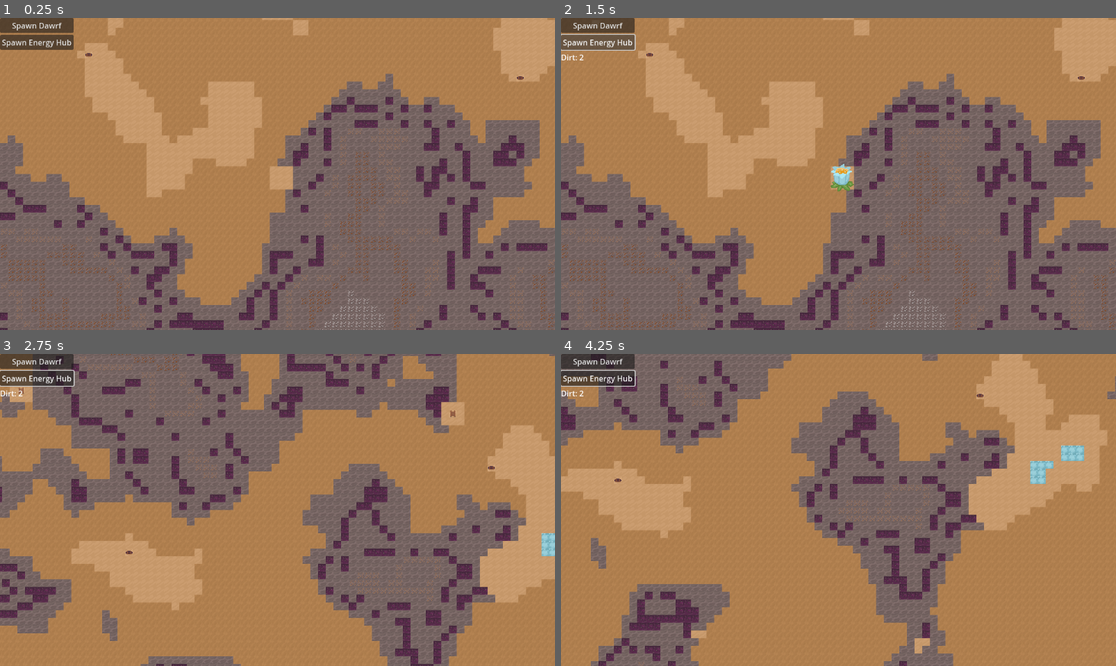
Above: before the commit, frames 1-4 (two rows, left to right).
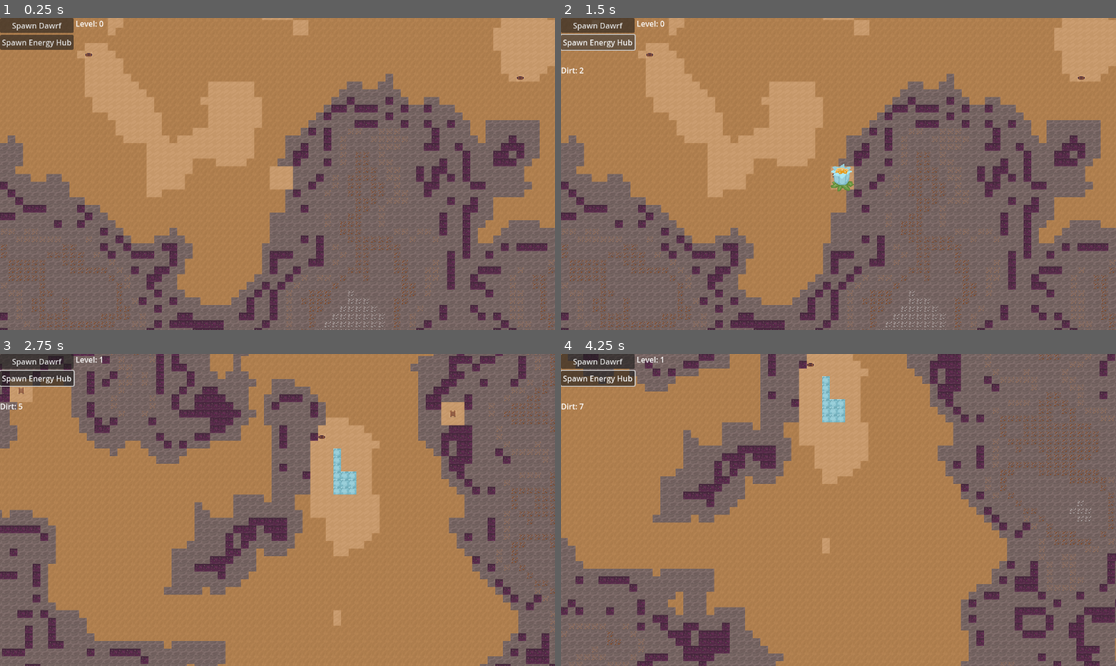
Above: after the commit, the same moments.

Repository: themoonforge/evergrove
Game: Godot game, scene res://world.tscn
The game is run twice, just before and just after one commit, with the same random seed, the same clock (stepped at 60 frames per second) and the same inputs.
Inputs (mouse positions are in pixels of both pictures, inside the frame that each line leads up to):
- Up to frame 1 (0.25 s): no input
- Up to frame 2 (1.5 s): click "Spawn Dawrf" at 0.5 s; click "Spawn Energy Hub" at 1.25 s
- Up to frame 3 (2.75 s): tap Enter at 2 s; move the mouse to (399, 494) at 2.02 s; hold Right (ui_right) from 2.03 s (still down); tap Q at 2.1 s; click (399, 494) at 2.17 s; tap E at 2.3 s
- Up to frame 4 (4.25 s): move the mouse to (727, 525) at 2.77 s; release Right (ui_right) at 2.78 s; hold Down (ui_down) 2.78-3.53 s; tap E at 2.85, 3.8 s; click (727, 525) at 2.92 s; tap Q at 3.05, 3.6 s; move the mouse to (894, 441) at 3.52 s; hold Right (ui_right) from 3.53 s (still down); click (894, 441) at 3.67 s

The runs differ from the first frame. In frame 1, less than 0.1% of the frame differs, in the area x 13-19%, y 0-3%; in frame 2, 0.1%; in frame 3, 61%; in frame 4, 66%, in the area x 0-100%, y 0-100%.

Commit message:
refactor dungeon layer + dwarf can move between levels (layer)

Diff:
--- a/evergrove/dwarf/dwarf.gd
+++ b/evergrove/dwarf/dwarf.gd
@@ -2,17 +2,17 @@
 
 class_name Dwarf
 
-var current_dungeon_layer
+@export var current_dungeon_layer: DungeonLayer
 
 @onready var game_state: GameState = $"/root/Game/GameState"
 @onready var world: World = $"/root/Game/World"
 
-@export var walking_speed = 10.0
+@export var walking_speed = 75.0
 @export var walking_direction = WalkingDirection.FRONT
 @export var walking = false
 @export var walking_path: PackedVector3Array = []
 @export var current_level = 0
-@export var current_position: Vector2 = Vector2(0, 0)
+@export var current_position: Vector2i = Vector2i(0, 0)
 
 enum WalkingDirection {
 	FRONT,
@@ -49,11 +49,21 @@
 
 func _process(delta):
 	if walking_path.size() > 0:
+		walking = true
 		var target: Vector3i = walking_path[0]
 		if (target.z != current_level):
-			# TODO implement stairs
+			current_dungeon_layer.dwarf_container.remove_child(self)
+			current_level = target.z
+			current_dungeon_layer = world.tile_maps[current_level]
+			current_dungeon_layer.dwarf_container.add_child(self)
+			walking_path.remove_at(0)
+			walking = false
+			var animated_sprite = self.get_child(1)
+			animated_sprite.stop()
+			animated_sprite.play("default")
 			return
 		var target2D = world.visible_tile_map.map_to_local(Vector2(target.x, target.y))
+
 		var direction = (target2D - position).normalized()
 		var velocity = direction * walking_speed * delta
 
@@ -66,11 +76,37 @@
 		elif direction.y < 0:
 			set_walking_direction(WalkingDirection.BACK)
 
+		var offset = Vector2i(0, 0)
+		match walking_direction:
+			WalkingDirection.FRONT:
+				offset.y = 1
+			WalkingDirection.BACK:
+				offset.y = -1
+			WalkingDirection.LEFT:
+				offset.x = -1
+			WalkingDirection.RIGHT:
+				offset.x = 1
+
+		var next_position = current_position + offset
+
+		var data = world.get_tile_data(next_position, target.z)
+
+		var walking_speed_factor: float = data.get_custom_data("walking_speed_factor")
+
+		velocity *= walking_speed_factor
+
 		position += velocity
 		if (position - target2D).length() < 1.0:
 			position = target2D
 			current_position = Vector2(target.x, target.y)
+
 			walking_path.remove_at(0)
+
+			var data_now = world.get_tile_data(current_position, target.z)
+			var walkable: bool = data_now.get_custom_data("walkable")
+			if !walkable:
+				world.mine_tile(current_position, current_level)
+
 			if walking_path.size() == 0:
 				walking = false
 				var animated_sprite = self.get_child(1)
@@ -78,3 +114,9 @@
 				# TODO set walking direction
 				# this is just an example how to call animations
 				animated_sprite.play("default")
+
+func walk_to(target: Vector2, level: int) -> void:
+	var current_key = world.get_unique_id(current_position, current_level)
+	var target_key = world.get_unique_id(target, level)
+	var path = world.astar.get_point_path(current_key, target_key)
+	walking_path = path
--- a/evergrove/game_state.gd
+++ b/evergrove/game_state.gd
@@ -16,6 +16,8 @@
 @export var micel = 0
 
 @export var wealth = 0
+
+@export var current_level = 0
 
 @export var silver_factor = 1
 @export var gold_factor = 10
@@ -67,6 +69,10 @@
 	wealth = value
 	gui.set_label_wealth(str(wealth))
 
+func set_current_level(value: int) -> void:
+	current_level = value
+	gui.set_lavel_current_level(str(current_level))
+
 # Called when the node enters the scene tree for the first time.
 func _ready() -> void:
 	pass # Replace with function body.
--- a/evergrove/gui.gd
+++ b/evergrove/gui.gd
@@ -13,6 +13,7 @@
 @onready var micel_label: Label = $"./VFlowContainer/MicelLabel"
 @onready var water_label: Label = $"./VFlowContainer/WaterLabel"
 @onready var dwarf_label: Label = $"./VFlowContainer/DwarfLabel"
+@onready var level_label: Label = $"./VFlowContainer/LevelLabel"
 
 
 # Called when the node enters the scene tree for the first time.
@@ -73,3 +74,6 @@
 
 func set_label_dwarf(value: String) -> void:
 	dwarf_label.text = "Dwarf: %s" % [value]
+
+func set_lavel_current_level(value: String) -> void:
+	dwarf_label.text = "Level: %s" % [value]
--- a/evergrove/map/dungeon_layer.gd
+++ b/evergrove/map/dungeon_layer.gd
@@ -5,6 +5,37 @@
 @onready var dwarf_container = $DwarfContainer
 @onready var hub_container = $HubContainer
 
+@export var level: int = 0
+
+var terrain_noise: FastNoiseLite
+var ore_noise: FastNoiseLite
+
+@export var ladder: Dictionary = {}
+@export var chunks: Dictionary = {}
+
+const SCALE = 64.0
+const ORE_SCALE = 32.0
+
+func init(my_seed: int, my_level: int):
+	terrain_noise = FastNoiseLite.new()
+	terrain_noise.seed = my_seed
+	terrain_noise.noise_type = FastNoiseLite.TYPE_SIMPLEX
+	terrain_noise.frequency = 1.0 / SCALE
+	terrain_noise.fractal_type = FastNoiseLite.FRACTAL_FBM
+	terrain_noise.fractal_octaves = 4
+	terrain_noise.fractal_gain = 0.5
+	terrain_noise.fractal_lacunarity = 2.0
+
+	ore_noise = FastNoiseLite.new()
+	ore_noise.seed = my_seed + 1
+	ore_noise.noise_type = FastNoiseLite.TYPE_PERLIN
+	ore_noise.frequency = 1.0 / ORE_SCALE
+	ore_noise.fractal_type = FastNoiseLite.FRACTAL_FBM
+	ore_noise.fractal_octaves = 4
+	ore_noise.fractal_gain = 0.5
+	ore_noise.fractal_lacunarity = 2.0
+
+	level = my_level
 
 # Called when the node enters the scene tree for the first time.
 func _ready():
@@ -14,3 +45,14 @@
 # Called every frame. 'delta' is the elapsed time since the previous frame.
 func _process(delta):
 	pass
+
+func distance_beween_tiles(pos1: Vector2i, pos2: Vector2i):
+	return sqrt(pow(pos1.x - pos2.x, 2) + pow(pos1.y - pos2.y, 2))
+
+func min_distance_to_ladder(pos: Vector2i):
+	var min_distance = 1000000
+	for ladder_pos in ladder.keys():
+		var distance = distance_beween_tiles(pos, ladder_pos)
+		if distance < min_distance:
+			min_distance = distance
+	return min_distance
--- a/evergrove/tile_set.tres
+++ b/evergrove/tile_set.tres
@@ -8,29 +8,33 @@
 0:0/0 = 0
 0:0/0/custom_data_0 = true
 0:0/0/custom_data_1 = 1.0
+0:0/0/custom_data_9 = 1.0
 0:1/0 = 0
 0:1/0/physics_layer_0/polygon_0/points = PackedVector2Array(-8, -8, -8, 8, 8, 8, 8, -8, -8, -8)
-0:1/0/custom_data_1 = 100.0
+0:1/0/custom_data_1 = 15.0
 0:1/0/custom_data_4 = 1
 0:1/0/custom_data_6 = 3
 0:1/0/custom_data_7 = true
 0:1/0/custom_data_8 = true
+0:1/0/custom_data_9 = 0.5
 0:2/0 = 0
 0:2/0/physics_layer_0/polygon_0/points = PackedVector2Array(-8, -8, -8, 8, 8, 8, 8, -8, -8, -8)
-0:2/0/custom_data_1 = 1000.0
+0:2/0/custom_data_1 = 250.0
 0:2/0/custom_data_4 = 2
 0:2/0/custom_data_5 = 1
 0:2/0/custom_data_6 = 2
 0:2/0/custom_data_7 = true
 0:2/0/custom_data_8 = true
+0:2/0/custom_data_9 = 0.2
 0:3/0 = 0
 0:3/0/physics_layer_0/polygon_0/points = PackedVector2Array(-8, -8, -8, 8, 8, 8, 8, -8, -8, -8)
-0:3/0/custom_data_1 = 1000.0
+0:3/0/custom_data_1 = 500.0
 0:3/0/custom_data_4 = 3
 0:3/0/custom_data_5 = 1
 0:3/0/custom_data_6 = 2
 0:3/0/custom_data_7 = true
 0:3/0/custom_data_8 = true
+0:3/0/custom_data_9 = 0.5
 0:4/0 = 0
 0:4/0/physics_layer_0/polygon_0/points = PackedVector2Array(-8, -8, -8, 8, 8, 8, 8, -8, -8, -8)
 0:4/0/custom_data_1 = 1000.0
@@ -39,61 +43,70 @@
 0:4/0/custom_data_6 = 3
 0:4/0/custom_data_7 = true
 0:4/0/custom_data_8 = true
+0:4/0/custom_data_9 = 0.15
 0:5/0 = 0
 0:5/0/physics_layer_0/polygon_0/points = PackedVector2Array(-8, -8, -8, 8, 8, 8, 8, -8, -8, -8)
-0:5/0/custom_data_1 = 1000.0
+0:5/0/custom_data_1 = 500.0
 0:5/0/custom_data_4 = 5
 0:5/0/custom_data_5 = 1
 0:5/0/custom_data_6 = 3
 0:5/0/custom_data_7 = true
 0:5/0/custom_data_8 = true
+0:5/0/custom_data_9 = 0.3
 0:6/0 = 0
 0:6/0/physics_layer_0/polygon_0/points = PackedVector2Array(-8, -8, -8, 8, 8, 8, 8, -8, -8, -8)
-0:6/0/custom_data_1 = 1000.0
+0:6/0/custom_data_1 = 500.0
 0:6/0/custom_data_4 = 6
 0:6/0/custom_data_5 = 1
 0:6/0/custom_data_6 = 3
 0:6/0/custom_data_7 = true
 0:6/0/custom_data_8 = true
+0:6/0/custom_data_9 = 0.35
 0:7/0 = 0
 0:7/0/physics_layer_0/polygon_0/points = PackedVector2Array(-8, -8, -8, 8, 8, 8, 8, -8, -8, -8)
-0:7/0/custom_data_1 = 1000.0
+0:7/0/custom_data_1 = 250.0
 0:7/0/custom_data_4 = 7
 0:7/0/custom_data_5 = 1
 0:7/0/custom_data_6 = 1
 0:7/0/custom_data_7 = true
 0:7/0/custom_data_8 = true
+0:7/0/custom_data_9 = 0.4
 0:8/0 = 0
 0:8/0/physics_layer_0/polygon_0/points = PackedVector2Array(-8, -8, -8, 8, 8, 8, 8, -8, -8, -8)
-0:8/0/custom_data_1 = 1000.0
+0:8/0/custom_data_1 = 50.0
 0:8/0/custom_data_4 = 8
 0:8/0/custom_data_5 = 1
 0:8/0/custom_data_6 = 1
 0:8/0/custom_data_7 = true
 0:8/0/custom_data_8 = true
+0:8/0/custom_data_9 = 0.5
 0:9/0 = 0
 0:9/0/custom_data_0 = true
 0:9/0/custom_data_1 = 10.0
 0:9/0/custom_data_3 = true
+0:9/0/custom_data_9 = 0.5
 0:10/0 = 0
 0:10/0/custom_data_0 = true
 0:10/0/custom_data_1 = 10.0
 0:10/0/custom_data_2 = true
+0:10/0/custom_data_9 = 0.5
 0:11/0 = 0
 0:11/0/custom_data_0 = true
-0:11/0/custom_data_1 = 20.0
+0:11/0/custom_data_1 = 5.0
 0:11/0/custom_data_4 = 11
 0:11/0/custom_data_5 = 1
 0:11/0/custom_data_6 = 2
 0:11/0/custom_data_7 = true
+0:11/0/custom_data_9 = 0.1
 0:12/0 = 0
 0:12/0/physics_layer_0/polygon_0/points = PackedVector2Array(-8, -8, -8, 8, 8, 8, 8, -8, -8, -8)
-0:12/0/custom_data_1 = 100.0
+0:12/0/custom_data_1 = 30.0
 0:12/0/custom_data_4 = 12
 0:12/0/custom_data_5 = 1
 0:12/0/custom_data_6 = 3
 0:12/0/custom_data_7 = true
 0:12/0/custom_data_8 = true
+0:12/0/custom_data_9 = 0.4
 
 [resource]
 physics_layer_0/collision_layer = 1
@@ -115,4 +128,6 @@
 custom_data_layer_7/type = 1
 custom_data_layer_8/name = "consumed"
 custom_data_layer_8/type = 1
+custom_data_layer_9/name = "walking_speed_factor"
+custom_data_layer_9/type = 3
 sources/0 = SubResource("TileSetAtlasSource_c0m51")
--- a/evergrove/world.gd
+++ b/evergrove/world.gd
@@ -6,8 +6,6 @@
 const HALF_CHUNK_SIZE = 64
 const CHUNK_SIZE = HALF_CHUNK_SIZE * 2
 const GLOBAL_SEED = 12345
-const SCALE = 64.0
-const ORE_SCALE = 32.0
 const LAYERS = 5
 
 enum TileType {
@@ -29,17 +27,10 @@
 @onready var camera: Camera2D = $"/root/Game/Camera2D"
 @onready var game_state: GameState = $"/root/Game/GameState"
 
-@export var visible_tile_map: TileMap
+@export var visible_tile_map: DungeonLayer
 @export var visible_level: int
 
 @export var tile_maps: Dictionary = {}
-@export var tile_maps_level: Dictionary = {}
-@export var tile_maps_ladder: Dictionary = {}
-@export var tile_maps_chunks: Dictionary = {}
-@export var tile_maps_terrain_noise: Dictionary = {}
-@export var tile_maps_ore_noise: Dictionary = {}
-@export var tile_maps_cave_noise: Dictionary = {}
-@export var tile_maps_river_noise: Dictionary = {}
 @export var tile_type_to_id: Dictionary = {}
 
 @export var tile_set: TileSet
@@ -47,31 +38,9 @@
 
 @export var point_dicrionary: Dictionary = {}
 
-var astarGrid: AStar3D
+var astar: AStar3D
 
 var sprite_texture = preload("res://cross.png")
-
-func init_noise(tile_map: TileMap, my_seed: int):
-	var terrain_noise = FastNoiseLite.new()
-	terrain_noise.seed = my_seed
-	terrain_noise.noise_type = FastNoiseLite.TYPE_SIMPLEX
-	terrain_noise.frequency = 1.0 / SCALE
-	terrain_noise.fractal_type = FastNoiseLite.FRACTAL_FBM
-	terrain_noise.fractal_octaves = 4
-	terrain_noise.fractal_gain = 0.5
-	terrain_noise.fractal_lacunarity = 2.0
-
-	var ore_noise = FastNoiseLite.new()
-	ore_noise.seed = my_seed + 1
-	ore_noise.noise_type = FastNoiseLite.TYPE_PERLIN
-	ore_noise.frequency = 1.0 / ORE_SCALE
-	ore_noise.fractal_type = FastNoiseLite.FRACTAL_FBM
-	ore_noise.fractal_octaves = 4
-	ore_noise.fractal_gain = 0.5
-	ore_noise.fractal_lacunarity = 2.0
-
-	tile_maps_terrain_noise[tile_map] = terrain_noise
-	tile_maps_ore_noise[tile_map] = ore_noise
 
 func _ready():
 	tile_set = preload("res://tile_set.tres")
@@ -79,22 +48,20 @@
 		var tile_id = tile_type  # Verwende die Position im Enum als Tile-ID
 		tile_type_to_id[tile_type] = tile_id
 
-	astarGrid = AStar3D.new()
+	astar = AStar3D.new()
 
 	for layer in range(LAYERS):
 		#var tile_map = TileMap.new()
 		#tile_map.tile_set = tile_set
 
-		var tile_map = preload("res://map/DungeonLayer.tscn").instantiate()
+		var tile_map : DungeonLayer  = preload("res://map/DungeonLayer.tscn").instantiate()
 		tile_map.tile_set = tile_set
 
+		tile_map.init(GLOBAL_SEED + 25 * layer, layer)
+
 		tile_maps[layer] = tile_map
-		tile_maps_level[tile_map] = layer
-		tile_maps_chunks[tile_map] = {}
-		tile_maps_ladder[tile_map] = {}
 
 		add_child(tile_map)
-		init_noise(tile_map, GLOBAL_SEED + layer * 20)
 		# Generiere initiale Chunks
 		# generate_tile(tile_map, Vector2i(0, 0))
 
@@ -107,7 +74,7 @@
 	# var start_key = get_unique_id(Vector2i(20, 20), 0)
 	# var end_key = get_unique_id(Vector2i(-20, -20), 0)
 
-	# var path = astarGrid.get_point_path(start_key, end_key)
+	# var path = astar.get_point_path(start_key, end_key)
 
 	# for point in path:
 	# 	var sprite = Sprite2D.new()
@@ -126,18 +93,8 @@
 		tile_maps[layer].visible = false
 	visible_tile_map.visible = true
 	visible_level = level
+	game_state.set_current_level(level)
 	check_visible_tiles(true)
-
-func distance_beween_tiles(pos1: Vector2i, pos2: Vector2i):
-	return sqrt(pow(pos1.x - pos2.x, 2) + pow(pos1.y - pos2.y, 2))
-
-func min_distance_to_ladder(pos: Vector2i, tile_map: TileMap):
-	var min_distance = 1000000
-	for ladder_pos in tile_maps_ladder[tile_map].keys():
-		var distance = distance_beween_tiles(pos, ladder_pos)
-		if distance < min_distance:
-			min_distance = distance
-	return min_distance
 
 func set_air_around_tile(tile_map: TileMap, pos: Vector2i, skip_center: bool = true):
 	for x in range(-1, 2):
@@ -148,12 +105,12 @@
 			if tile_map.get_cell_source_id(0, new_pos) == -1:
 				tile_map.set_cell(0, new_pos, 0, Vector2i(0, TileType.AIR))
 
-func generate_tile(tile_map: TileMap, pos: Vector2i):
+func generate_tile(tile_map: DungeonLayer, pos: Vector2i):
 	if tile_map.get_cell_source_id(0, pos) != -1:
 		return
 
-	var terrain_noise = tile_maps_terrain_noise[tile_map]
-	var ore_noise = tile_maps_ore_noise[tile_map]
+	var terrain_noise = tile_map.terrain_noise
+	var ore_noise = tile_map.ore_noise
 	#var height = int(terrain_noise.get_noise_2d(global_x, global_y) * 10) + 10
 	var tile_type = TileType.AIR
 	var terrain_noise_value = terrain_noise.get_noise_2d(pos.x, pos.y)
@@ -163,16 +120,16 @@
 	elif terrain_noise_value < -0.55:
 		tile_type = TileType.AIR
 		if (randf() < 0.05):
-			var curr_layer = tile_maps_level[tile_map]
+			var curr_layer = tile_map.level
 			if (tile_maps[curr_layer + 1]):
 				var below_map = tile_maps[curr_layer + 1]
 				if (below_map.get_cell_source_id(0, pos) == -1):
-					var distance = min_distance_to_ladder(pos, tile_map)
+					var distance = tile_map.min_distance_to_ladder(pos)
 					if (distance > 25):
 						below_map.set_cell(0, pos, 0, Vector2i(0, TileType.LADDER_UP))
 						set_air_around_tile(below_map, pos)
 						tile_type = TileType.LADDER_DOWN
-						tile_maps_ladder[tile_map][pos] = true
+						tile_map.ladder[pos] = true
 	else:
 		tile_type = TileType.STONE
 		var ore_value = ore_noise.get_noise_2d(pos.x, pos.y)
@@ -240,9 +197,9 @@
 	for x in range(start_x, end_x):
 		for y in range(start_y, end_y):
 			var chunk = Vector2i(x, y)
-			if (tile_maps_chunks[visible_tile_map].has(chunk)):
+			if visible_tile_map.chunks.has(chunk):
 				continue
-			tile_maps_chunks[visible_tile_map][chunk] = true
+			visible_tile_map.chunks[chunk] = true
 			for chunk_x in range(-HALF_CHUNK_SIZE, HALF_CHUNK_SIZE):
 				for chunk_y in range(-HALF_CHUNK_SIZE, HALF_CHUNK_SIZE):
 					var pos = Vector2i(x * CHUNK_SIZE + chunk_x, y * CHUNK_SIZE + chunk_y)
@@ -263,15 +220,9 @@
 		if event.button_index == MOUSE_BUTTON_LEFT and event.pressed:
 			var selected_dwarf = game_state.selected_dwarf
 			if selected_dwarf:
-				var dwarf_pos = selected_dwarf.current_position
-				var dwarf_level = selected_dwarf.current_level
-				var dwarf_pos_key = get_unique_id(dwarf_pos, dwarf_level)
-
 				var target_pos = visible_tile_map.local_to_map(get_global_mouse_position())
-				var target_pos_key = get_unique_id(target_pos, visible_level)
-
-				var path = astarGrid.get_point_path(dwarf_pos_key, target_pos_key)
-				selected_dwarf.walking_path = path
+
+				selected_dwarf.walk_to(target_pos, visible_level)
 
 				#for point in path:
 				#	var sprite = Sprite2D.new()
@@ -286,8 +237,8 @@
 
 func create_poit(pos: Vector2i, level: int, cost: float):
 	var key = get_unique_id(pos, level)
-	if (!astarGrid.has_point(key)):
-		astarGrid.add_point(key, Vector3(pos.x, pos.y, level), cost)
+	if (!astar.has_point(key)):
+		astar.add_point(key, Vector3(pos.x, pos.y, level), cost)
 
 func connect_adjacent_tiles(pos: Vector2i, level: int):
 	var directions = [Vector2i(0, -1), Vector2i(1, 0), Vector2i(0, 1), Vector2i(-1, 0)]
@@ -295,8 +246,8 @@
 	for direction in directions:
 		var new_pos = pos + direction
 		var new_key = get_unique_id(new_pos, level, true)
-		if new_key > 0 && astarGrid.has_point(new_key):
-			astarGrid.connect_points(key, new_key)
+		if new_key > 0 && astar.has_point(new_key):
+			astar.connect_points(key, new_key)
 
 func update_astarGrid(tile_map: TileMap, level: int, pos: Vector2i):
 	var data: TileData = tile_map.get_cell_tile_data(0, pos)
@@ -311,11 +262,11 @@
 	if connect_up:
 		if level > 0:
 			create_poit(pos, level - 1, cost)
-			astarGrid.connect_points(get_unique_id(pos, level), get_unique_id(pos, level - 1))
+			astar.connect_points(get_unique_id(pos, level), get_unique_id(pos, level - 1))
 	if connect_down:
 		if level < LAYERS - 1:
 			create_poit(pos, level + 1, cost)
-			astarGrid.connect_points(get_unique_id(pos, level), get_unique_id(pos, level + 1))
+			astar.connect_points(get_unique_id(pos, level), get_unique_id(pos, level + 1))
 
 func mine_tile(pos: Vector2i, level: int):
 	var tile_map = tile_maps[level]
@@ -363,6 +314,10 @@
 		return point_dicrionary[vector]
 	if read_only:
 		return -1
-	var id = astarGrid.get_available_point_id()
+	var id = astar.get_available_point_id()
 	point_dicrionary[vector] = id
 	return id
+
+func get_tile_data(pos: Vector2i, level: int) -> TileData:
+	var tile_map = tile_maps[level]
+	return tile_map.get_cell_tile_data(0, pos)
--- a/evergrove/world.tscn
+++ b/evergrove/world.tscn
@@ -28,6 +28,9 @@
 [node name="SpawnEnergyHubButton" type="Button" parent="GUI/VFlowContainer"]
 layout_mode = 2
 text = "Spawn Energy Hub"
+
+[node name="LevelLabel" type="Label" parent="GUI/VFlowContainer"]
+layout_mode = 2
 
 [node name="DirtLabel" type="Label" parent="GUI/VFlowContainer"]
 layout_mode = 2
